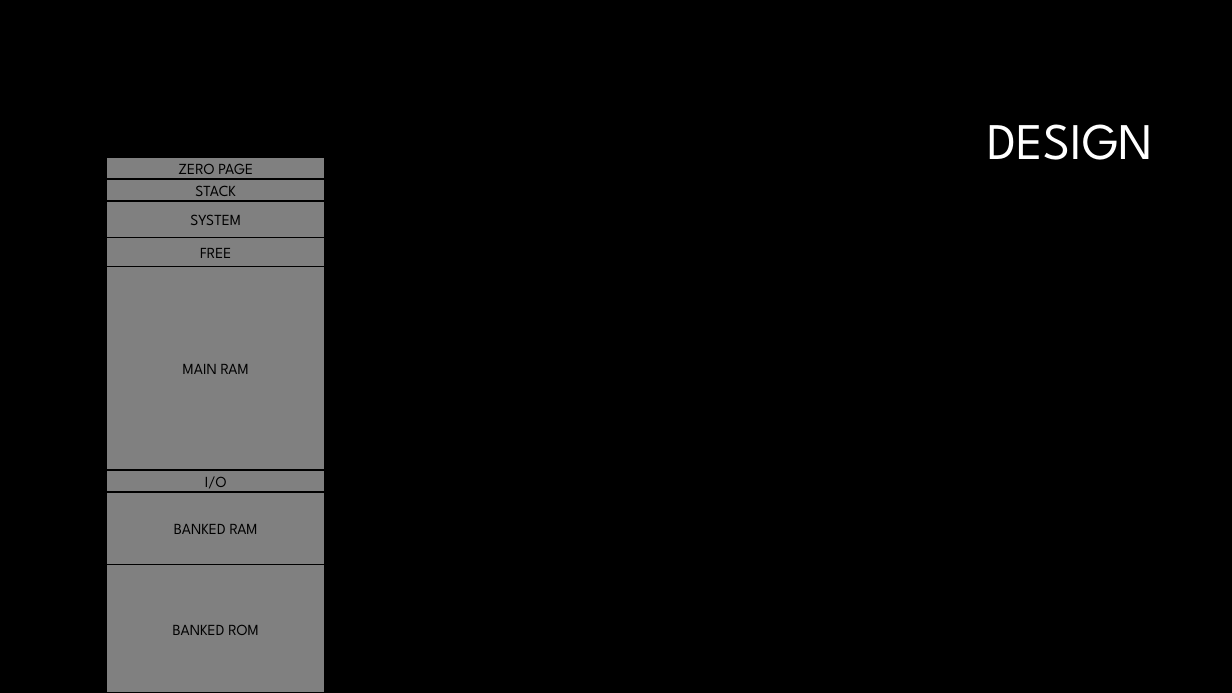
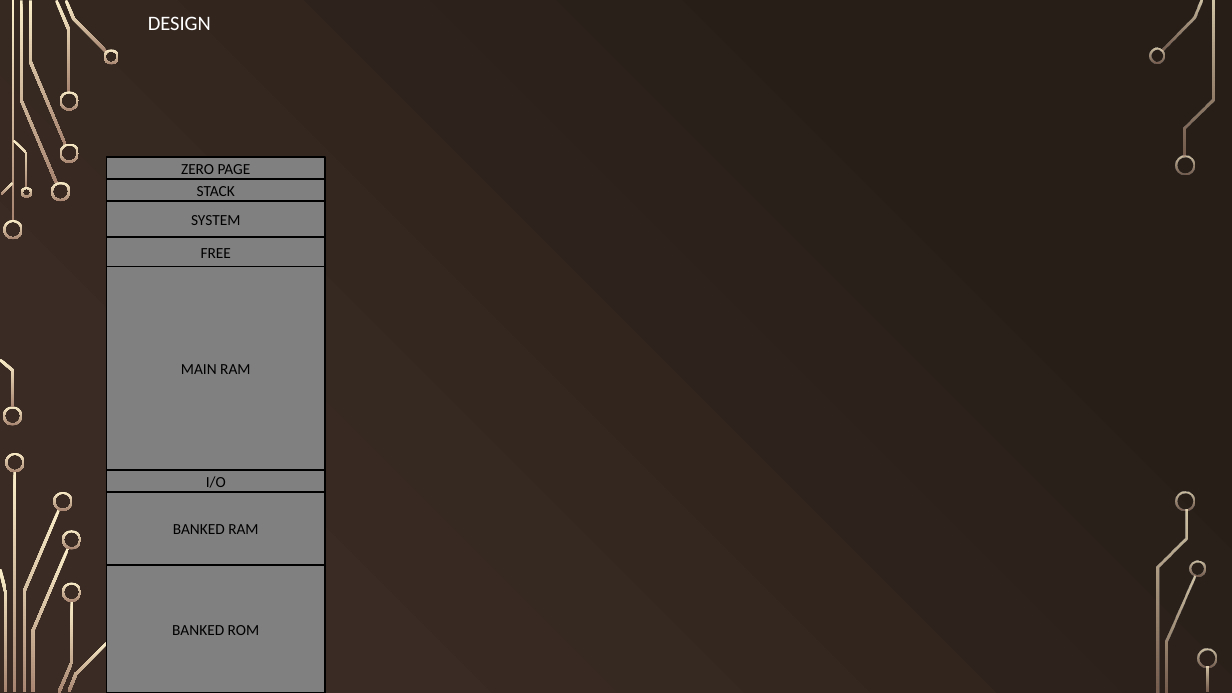
Before and after one commit to FlightControl-User/x16-code, a slide deck: slide 6 of x16-docs/CX16_Equinoxe.pptx (slide 2 before the commit). Drawn at 1232x693 pixels with LibreOffice and Linux fonts; fonts in the diff are those of the drawing; background and template pictures are left out. Boxes give left, top, right and bottom in pixels: in the first picture for what was removed or moved away, otherwise in the second. Text is boxed around its words. In the diff, an @@ line names an element or a change of style, - is before the commit and + after.

```diff
--- a/x16-docs/CX16_Equinoxe.pptx
+++ b/x16-docs/CX16_Equinoxe.pptx
@@ background #000000 to gradient #271E18 to #3B2C24 @@
@@ title "DESIGN": place and size @@
-title "DESIGN" at [988,124,1154,160]
+title "DESIGN" at [148,16,211,30]
@@ title "DESIGN" at [148,16,211,30]: size 40 to 16 pt, font League Spartan to Calibri; alignment right to left @@
@@ font League Spartan to Calibri; outline #000000 1 pt to #000000 1.25 pt in 8 elements at [106,157,324,179], [106,179,324,201], [106,201,324,238], [106,238,324,266], [106,266,324,470], [106,470,324,493], [106,492,324,565], [106,565,324,693] @@
@@ group added at [0,0,1217,693]: 33 freeform shapes, 3 rectangles @@
```
Also in this commit, not shown: 13 other slides changed, 5 slides added, 1 slide removed, 16 other files.
